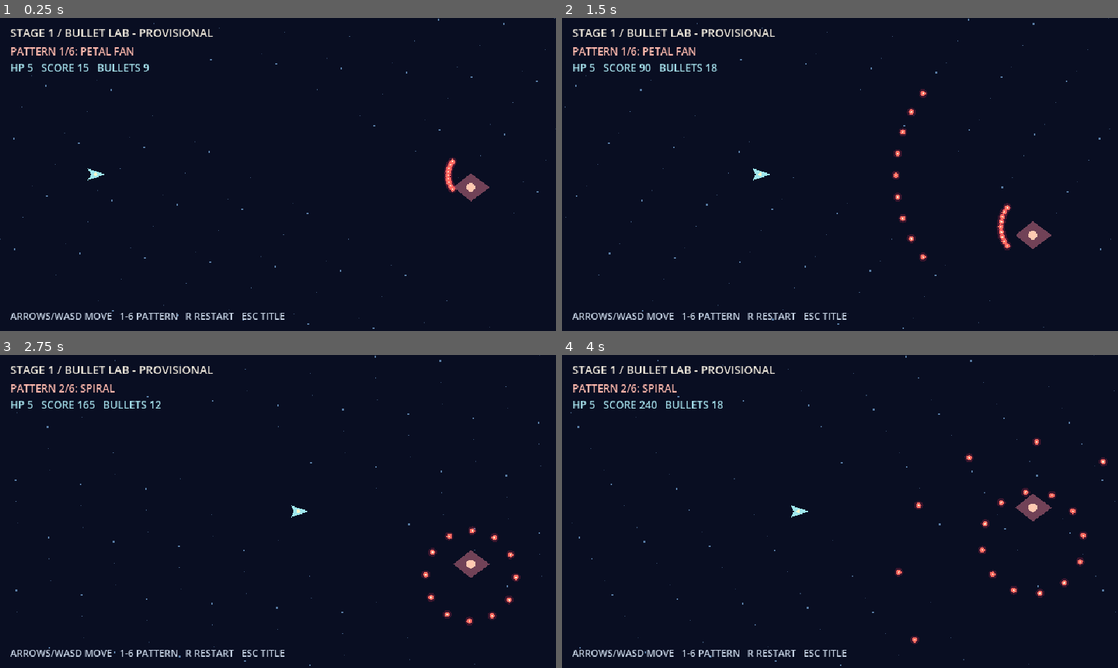
Above: before the commit, frames 1-4 (two rows, left to right).
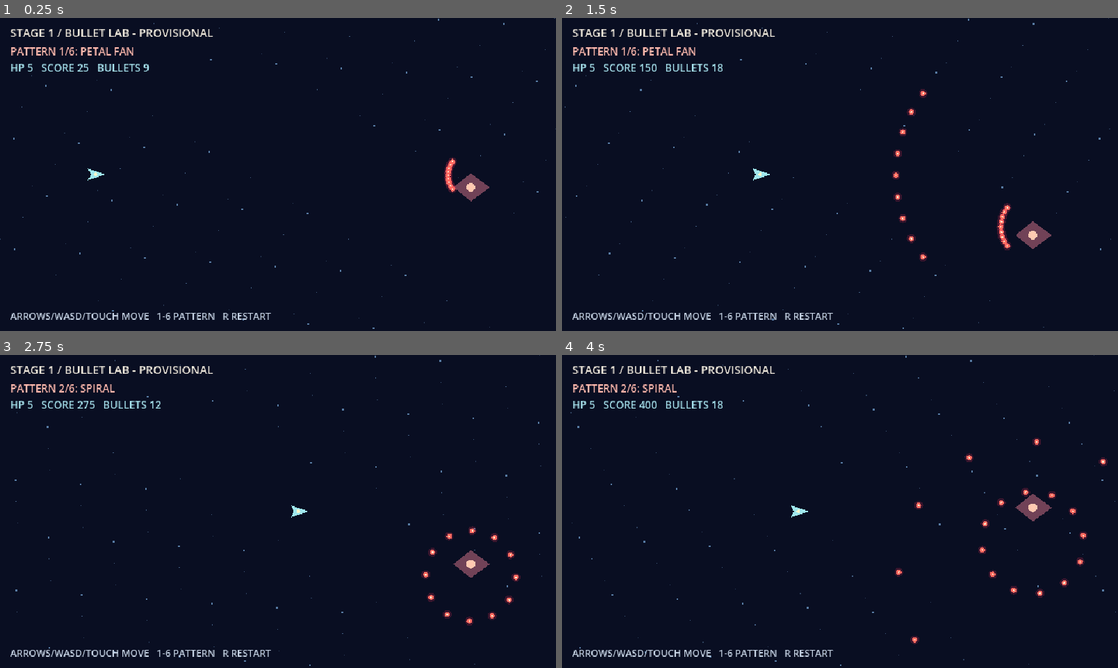
Above: after the commit, the same moments.

Repository: coshimagame/manjusyage
Game: Godot game, scene res://prototypes/stage1_bullet_lab.tscn
Two runs of this game, one before a commit and one after it. Both use one fixed random seed, a clock stepped at 60 frames per second and the inputs below. This scene is started directly instead of the project's main scene.
Inputs (mouse positions are in pixels of both pictures, inside the frame that each line leads up to):
- Up to frame 1 (0.25 s): no input
- Up to frame 2 (1.5 s): tap Enter at 0.5 s; move the mouse to (962, 158) at 0.52 s; hold Right (ui_right) 0.53-1.25 s; tap M at 0.6 s; click (962, 158) at 0.67 s; tap Space at 0.77 s; drag from (728, 190) to (812, 237) at 1.27 s
- Up to frame 3 (2.75 s): move the mouse to (333, 442) at 2.02 s; hold Right (ui_right) from 2.03 s (still down); tap 2 at 2.1 s
- Up to frame 4 (4 s): release Right (ui_right) at 2.75 s; drag from (812, 574) to (673, 464) at 2.77 s; move the mouse to (1006, 558) at 3.52 s; hold Left (ui_left) from 3.53 s (still down); tap H at 3.6 s; tap Space at 3.77 s

The runs differ from the first frame. In frame 1, 0.5% of the frame differs, in the area x 13-52%, y 14-97%; in frame 2, 0.8%; in frame 3, 0.5%; in frame 4, 0.6%.

Commit message:
feat: touch dodge controls and framerate-independent scoring in bullet lab

Diff:
--- a/prototypes/stage1_bullet_lab.gd
+++ b/prototypes/stage1_bullet_lab.gd
@@ -13,6 +13,9 @@
 var health := 5
 var invulnerable := 0.0
 var score := 0
+var score_fraction := 0.0
+var touch_target := Vector2.ZERO
+var touch_active := false
 var running := true
 
 func _ready() -> void:
@@ -20,6 +23,19 @@
 	set_process_unhandled_input(true)
 
 func _unhandled_input(event: InputEvent) -> void:
+	if event is InputEventScreenTouch:
+		touch_active = event.pressed
+		if touch_active:
+			touch_target = event.position
+			if not running:
+				_restart()
+		get_viewport().set_input_as_handled()
+		return
+	if event is InputEventScreenDrag:
+		touch_active = true
+		touch_target = event.position
+		get_viewport().set_input_as_handled()
+		return
 	if event is InputEventKey and event.pressed and not event.echo:
 		if event.keycode == KEY_R:
 			_restart()
@@ -42,6 +58,8 @@
 	health = 5
 	invulnerable = 0.0
 	score = 0
+	score_fraction = 0.0
+	touch_active = false
 	running = true
 
 func _physics_process(delta: float) -> void:
@@ -56,6 +74,12 @@
 	if Input.is_key_pressed(KEY_W): direction.y -= 1.0
 	if Input.is_key_pressed(KEY_S): direction.y += 1.0
 	if direction.length_squared() > 1.0: direction = direction.normalized()
+	if touch_active:
+		# Touch position is viewport-space; scene is authored at 640x360.
+		var local_target := get_global_transform_with_canvas().affine_inverse() * touch_target
+		var offset := local_target - player
+		if offset.length() > 8.0:
+			direction = offset.normalized()
 	player += direction * 165.0 * delta
 	player = player.clamp(Vector2(12, 20), Vector2(628, 338))
 	if elapsed >= next_fire:
@@ -75,7 +99,11 @@
 			invulnerable = 1.2
 			shots.remove_at(i)
 			if health <= 0: running = false
-	score += int(delta * 100.0)
+	# Accumulate fractional score; int(delta * 100) loses points at high FPS.
+	score_fraction += delta * 100.0
+	var earned := int(score_fraction)
+	score += earned
+	score_fraction -= float(earned)
 	queue_redraw()
 
 func _add_bullet(origin: Vector2, angle: float, speed: float, radius: float = 3.0) -> void:
@@ -134,7 +162,7 @@
 	draw_string(ThemeDB.fallback_font, Vector2(12, 22), "STAGE 1 / BULLET LAB - PROVISIONAL", HORIZONTAL_ALIGNMENT_LEFT, -1, 13, Color("f0e9dc"))
 	draw_string(ThemeDB.fallback_font, Vector2(12, 43), "PATTERN %d/6: %s" % [phase + 1, PATTERNS[phase]], HORIZONTAL_ALIGNMENT_LEFT, -1, 12, Color("ffb9ad"))
 	draw_string(ThemeDB.fallback_font, Vector2(12, 62), "HP %d   SCORE %d   BULLETS %d" % [health, score, shots.size()], HORIZONTAL_ALIGNMENT_LEFT, -1, 12, Color("a8e4ef"))
-	draw_string(ThemeDB.fallback_font, Vector2(12, 347), "ARROWS/WASD MOVE   1-6 PATTERN   R RESTART   ESC TITLE", HORIZONTAL_ALIGNMENT_LEFT, -1, 11, Color("c5d2e3"))
+	draw_string(ThemeDB.fallback_font, Vector2(12, 347), "ARROWS/WASD/TOUCH MOVE   1-6 PATTERN   R RESTART", HORIZONTAL_ALIGNMENT_LEFT, -1, 11, Color("c5d2e3"))
 	if not running:
 		draw_rect(Rect2(145, 134, 350, 82), Color("10182d"))
 		draw_string(ThemeDB.fallback_font, Vector2(222, 168), "GAME OVER", HORIZONTAL_ALIGNMENT_LEFT, -1, 24, Color("ffacb1"))
